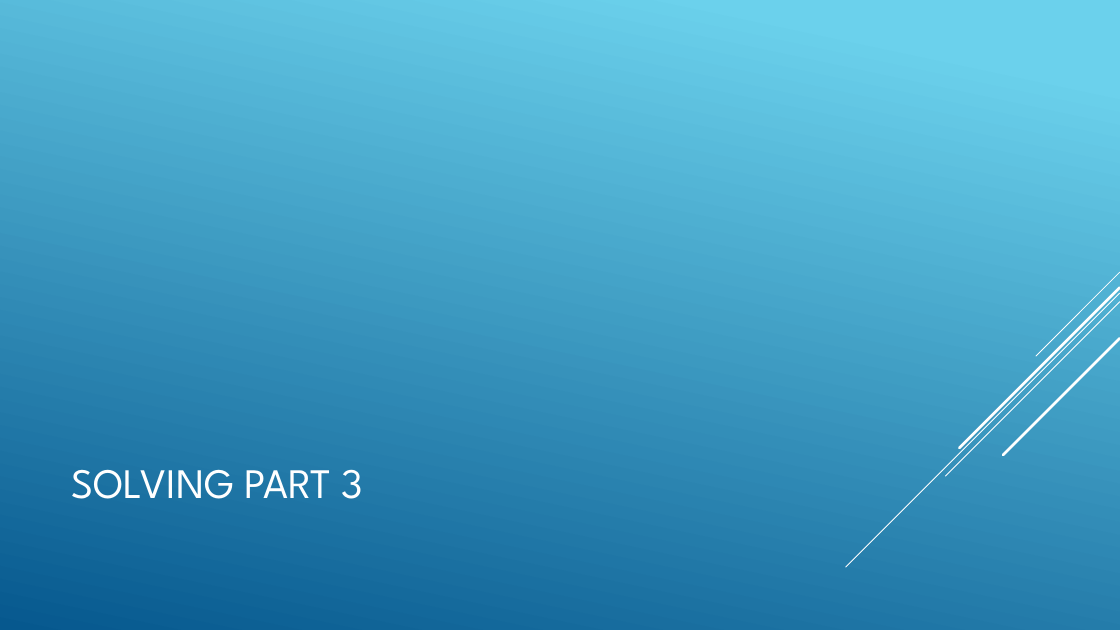
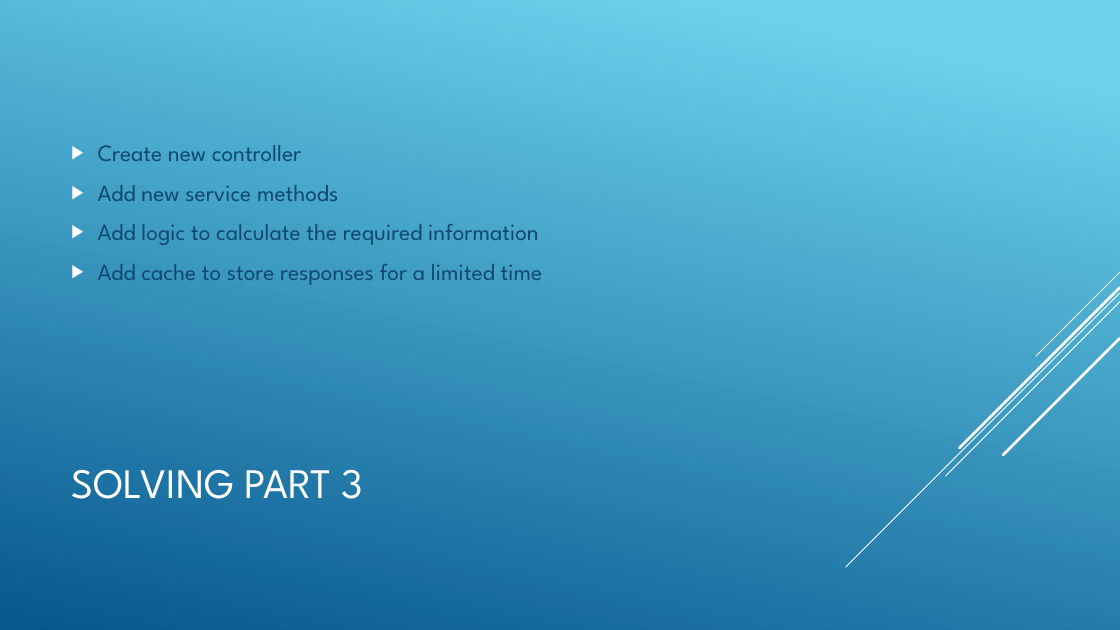
Before and after one commit to FTheron/LearningHub, a slide deck: slide 7 of LearningHubInReview.pptx. Drawn at 1120x630 pixels with LibreOffice and Linux fonts; fonts in the diff are those of the drawing. Boxes give left, top, right and bottom in pixels: in the first picture for what was removed or moved away, otherwise in the second. Text is boxed around its words. In the diff, an @@ line names an element or a change of style, - is before the commit and + after.

```diff
--- a/LearningHubInReview.pptx
+++ b/LearningHubInReview.pptx
@@ text added at (x1=98, y1=145, x2=543, y2=285), 20 pt, text #0F496F @@
+▶ Create new controller
+▶ Add new service methods
+▶ Add logic to calculate the required information
+▶ Add cache to store responses for a limited time
```
Also in this commit, not shown: 5 other slides changed, 1 slide removed.
